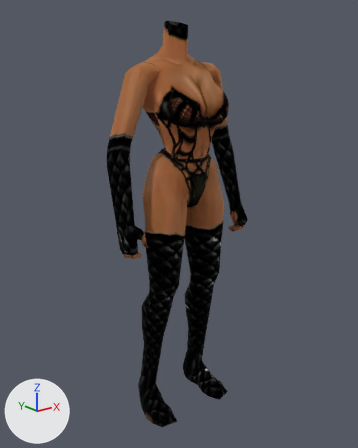
Two versions of the glTF model assets/models/sources/KM_WAITRESS.glb, one commit apart.
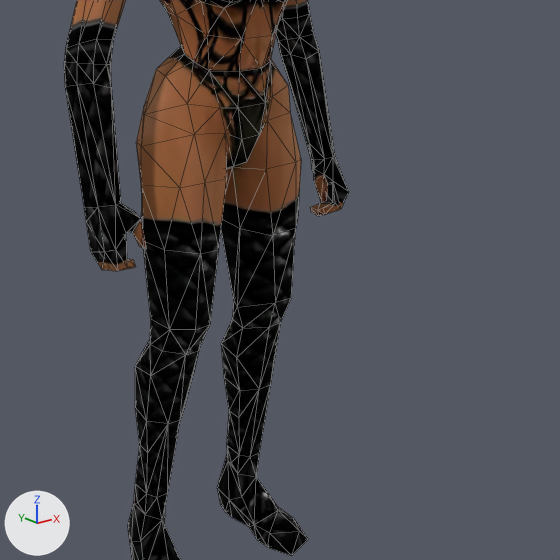
Each version appears first whole from a 50 mm lens placed at (-1.263, -1.632, 1.494), pointed at (-0.023, -0.081, 0.874), and next in a close-up on the part from 21% to 98% of the width and 28% to 90% of the height. Arrows for +X, +Y and +Z are at lower left; the lights stay in place. The older version's two pictures come first. The close-ups show mesh edges as thin lines. Vertices at exactly the same position are counted once.

In view in the first close-up: 'KM_WAITRESS'.
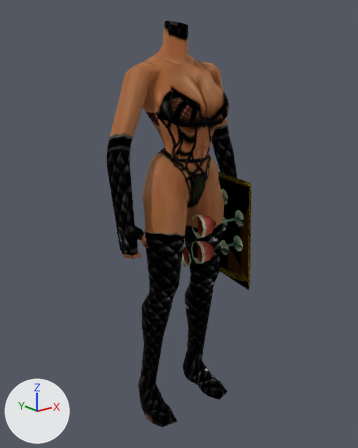
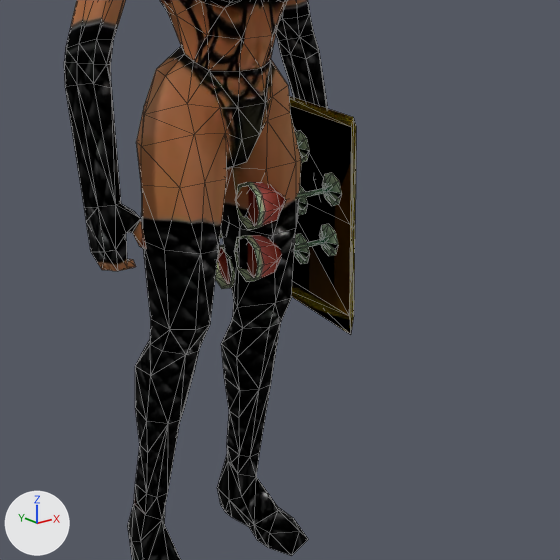
Scene script edits in JSON lines:
```json
{"op": "add", "block": "img_it_food_01", "code": ["img_it_food_01 = load_image('IT_FOOD_01', '_unpacked/IT_FOOD_01', 512, 512, 'sRGB')"]}
{"op": "add", "block": "img_itmisc_01", "code": ["img_itmisc_01 = load_image('ITMISC_01', '_unpacked/ITMISC_01', 512, 512, 'sRGB')"]}
{"op": "add", "block": "mat_km_waitress_it_food_01", "code": ["mat_km_waitress_it_food_01 = principled_material('KM_WAITRESS-IT_FOOD_01')", "mat_km_waitress_it_food_01.texture = img_it_food_01", "mat_km_waitress_it_food_01.metallic = 1.0", "mat_km_waitress_it_food_01.roughness = 1.0"]}
{"op": "add", "block": "mat_km_waitress_itmisc_01", "code": ["mat_km_waitress_itmisc_01 = principled_material('KM_WAITRESS-ITMISC_01')", "mat_km_waitress_itmisc_01.texture = img_itmisc_01", "mat_km_waitress_itmisc_01.metallic = 1.0", "mat_km_waitress_itmisc_01.roughness = 1.0"]}
{"block": "me_mesh1_004", "where": "# used by ob_km_waitress; location = (0.0, 0.0, 0.0)"}
{"op": "remove", "block": "me_mesh1_004", "code": "me_mesh1_004.from_pydata(...)  # 476 vertices, 944 faces; spans x -0.32..0.32, y -0.23..0.06, z 0.01..1.67"}
{"op": "add", "block": "me_mesh1_004", "code": "me_mesh1_004.from_pydata(...)  # 734 vertices, 1436 faces; spans x -0.32..0.32, y -0.29..0.06, z 0.01..1.67"}
{"block": "me_mesh1_004", "change": "me_mesh1_004 part 1: a new loose piece of 48 vertices spanning x 0.01..0.23, y -0.22..-0.09, z 0.7..0.8, in mat_km_waitress_it_food_01 (picture img_it_food_01)"}
{"block": "me_mesh1_004", "change": "me_mesh1_004 part 2: a new loose piece of 48 vertices spanning x 0.01..0.23, y -0.23..-0.1, z 0.82..0.92, in mat_km_waitress_it_food_01 (picture img_it_food_01)"}
{"block": "me_mesh1_004", "change": "me_mesh1_004 part 3: a new loose piece of 48 vertices spanning x 0.03..0.25, y -0.11..0.02, z 0.89..0.99, in mat_km_waitress_it_food_01 (picture img_it_food_01)"}
{"block": "me_mesh1_004", "change": "me_mesh1_004 part 4: a new loose piece of 48 vertices spanning x 0.04..0.26, y -0.11..0.02, z 0.64..0.75, in mat_km_waitress_it_food_01 (picture img_it_food_01)"}
{"block": "me_mesh1_004", "change": "me_mesh1_004 part 5: a new loose piece of 48 vertices spanning x 0.03..0.26, y -0.1..0.03, z 0.76..0.86, in mat_km_waitress_it_food_01 (picture img_it_food_01)"}
{"block": "me_mesh1_004", "change": "me_mesh1_004 part 6: a new loose piece of 18 vertices spanning x 0.18..0.28, y -0.29..0.04, z 0.58..1.06, in mat_km_waitress_itmisc_01 (picture img_itmisc_01)"}
{"op": "add", "block": "me_mesh1_004", "code": "me_mesh1_004.materials.append(mat_km_waitress_itmisc_01)  # picture img_itmisc_01"}
{"op": "add", "block": "me_mesh1_004", "code": "me_mesh1_004.materials.append(mat_km_waitress_it_food_01)  # picture img_it_food_01"}
```

What differs and where, as boxes (x1, y1, x2, y2) in the close-ups (560 x 560 px):
```json
{"object": "KM_WAITRESS", "change": "reshaped", "before": [64, 0, 349, 560], "after": [64, 0, 356, 560]}
{"part": 1, "of": "me_mesh1_004", "change": "added", "after": [234, 224, 338, 282]}
{"part": 2, "of": "me_mesh1_004", "change": "added", "after": [236, 173, 342, 230]}
{"part": 3, "of": "me_mesh1_004", "change": "added", "after": [295, 131, 309, 163]}
{"part": 4, "of": "me_mesh1_004", "change": "added", "after": [215, 234, 310, 289]}
{"part": 5, "of": "me_mesh1_004", "change": "added", "after": [220, 186, 308, 238], "on screen": "mostly hidden"}
{"part": 6, "of": "me_mesh1_004", "change": "added", "after": [289, 96, 356, 335]}
```
